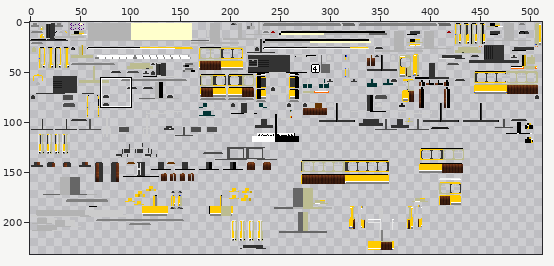
Sprite sheet: src/main/resources/assets/tc/textures/trains/Duewag_GT6ER_Yellow.png. Above, an overview of the earlier version with the close-up marked.
Close-up. Before:
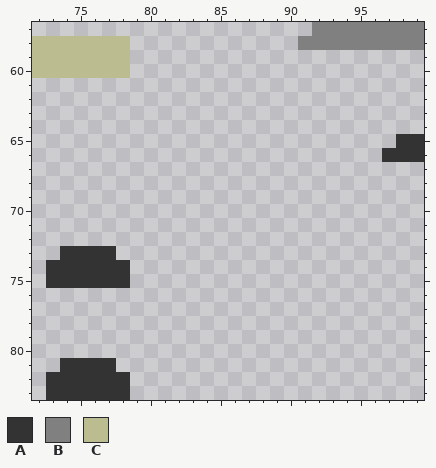
The file is 512x256 pixels. Colours within 5 levels of each other are drawn and written as one. Shown: x 72..99, y 57..83. The wide view leaves out empty margins.
Palette (. is transparent): A #333333  B #808080  C #bcbc91
Pixels before, first column x 72:
57 ....................BBBBBBBB
58 CCCCCCC............BBBBBBBBB
59 CCCCCCC.....................
60 CCCCCCC.....................
61 ............................
62 ............................
63 ............................
64 ............................
65 ..........................AA
66 .........................AAA
67 ............................
68 ............................
69 ............................
70 ............................
71 ............................
72 ............................
73 ..AAAA......................
74 .AAAAAA.....................
75 .AAAAAA.....................
76 ............................
77 ............................
78 ............................
79 ............................
80 ............................
81 ..AAAA......................
82 .AAAAAA.....................
83 .AAAAAA.....................
The result:
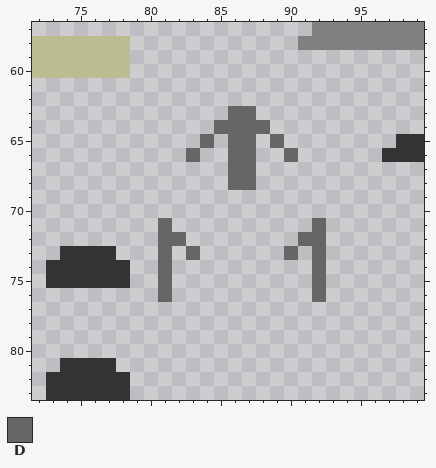
Colours new in this view: D #666666
From old to new:
The author put colour D in row 63 at x 86 to 87; in row 64 at x 85 to 88; in row 65 at x 84, 86 to 87 and 89; in row 66 at x 83, 86 to 87 and 90; in rows 67 to 68 at x 86 to 87; in row 71 at x 81 and 92.
The author put colour D in row 72 at x 81 to 82 and 91 to 92; in row 73 at x 81, 83, 90 and 92; in rows 74 to 76 at x 81 and 92.
Boxes around the changes in both close-ups, in picture pixels (x1, y1, x2, y2):
added: (158, 106, 326, 302)
